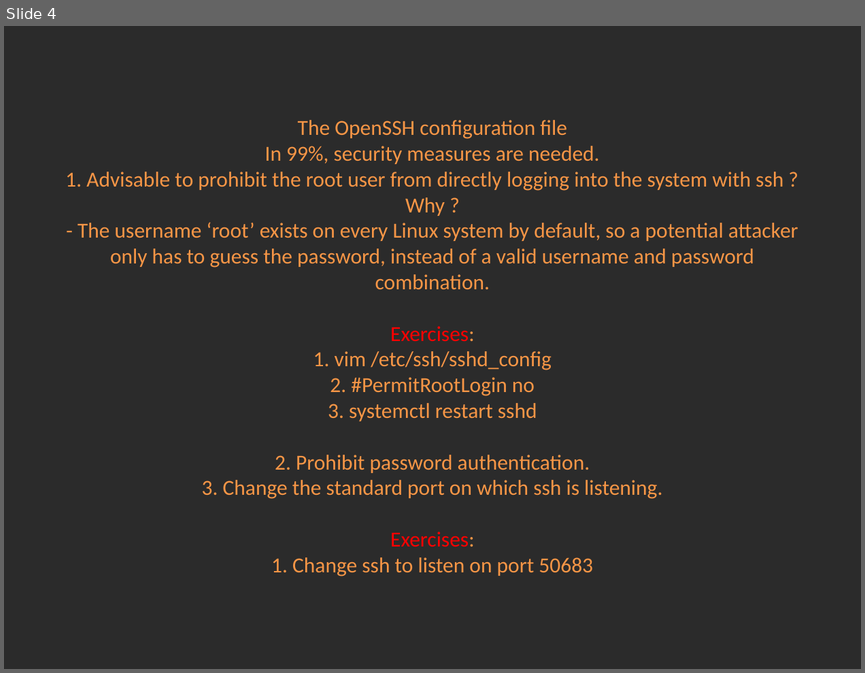
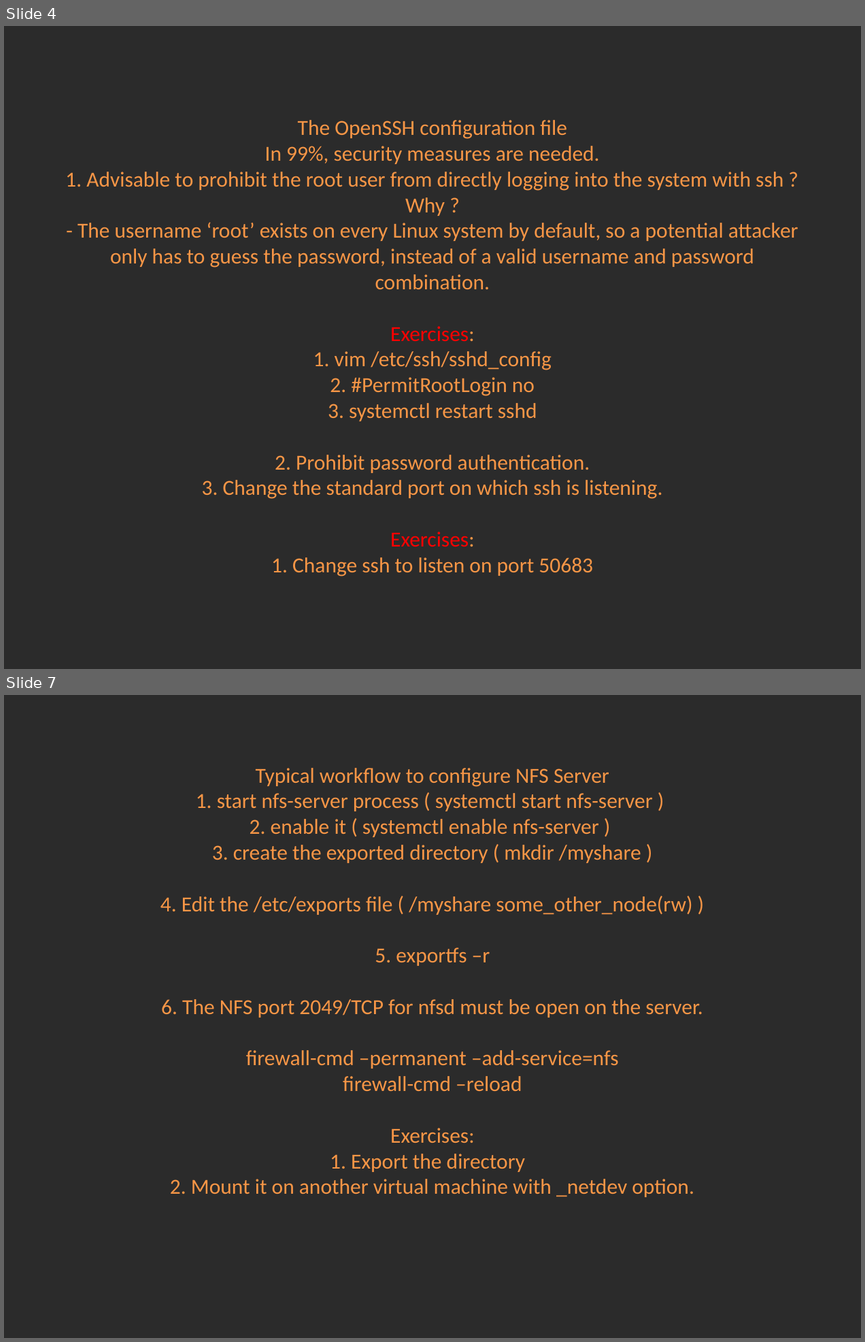
Before and after one commit to Academy-Soft-Intellect/Linux-Course, a slide deck: 12.SSH_NFS_SAMBA/12-SSH_NFS_SAMBA.pptx. Shown one above the other, each under a label of ours: slide 4 before the commit, slides 4 and 7 after it; the slides between them are not shown. The pictures are 865x673 and 865x1342 pixels, drawn with LibreOffice and Linux fonts; fonts in the diff are those of the drawing; background and template pictures are left out; a plain dark background stands for a picture behind light text. Boxes give left, top, right and bottom in pixels: in the first picture for what was removed or moved away, otherwise in the second. Text is boxed around its words. In the diff, an @@ line names an element or a change of style, - is before the commit and + after.

```diff
--- a/12.SSH_NFS_SAMBA/12-SSH_NFS_SAMBA.pptx
+++ b/12.SSH_NFS_SAMBA/12-SSH_NFS_SAMBA.pptx
@@ slide 7 added at box(4, 695, 861, 1338), background picture (left out) @@
@@ title added at box(160, 768, 703, 1197), 18 pt, text #F79646 @@
+Typical workflow to configure NFS Server
+1. start nfs-server process ( systemctl start nfs-server )
+2. enable it ( systemctl enable nfs-server )
+3. create the exported directory ( mkdir /myshare )
+4. Edit the /etc/exports file ( /myshare some_other_node(rw) )
+5. exportfs –r
+6. The NFS port 2049/TCP for nfsd must be open on the server.
+firewall-cmd –permanent –add-service=nfs
+firewall-cmd –reload
+Exercises:
+1. Export the directory
+2. Mount it on another virtual machine with _netdev option.
```
Also in this commit, not shown: 2 other slides added, 1 slide removed.
